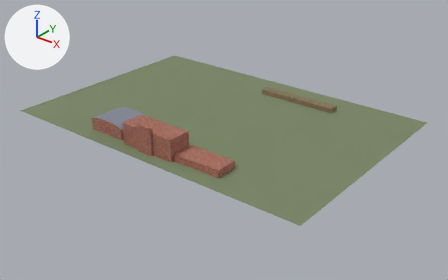
What one commit did to the glTF model prototypes/lincoln-high-school/school-far.glb.
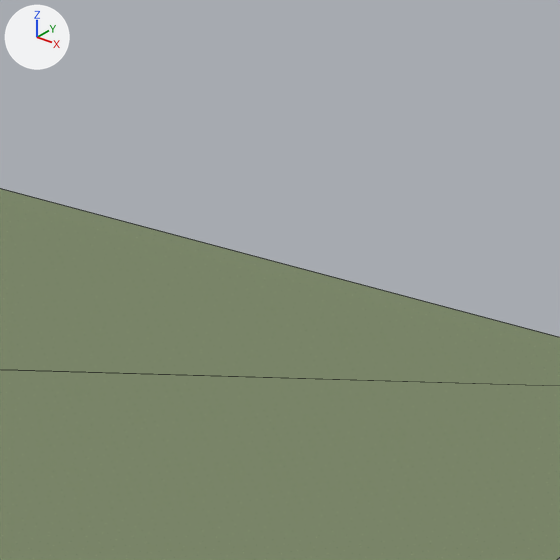
The first picture shows the older version from a 50 mm camera at (249.0, -226.0, 173.0) aimed at (9.0, 73.0, -13.0). The close-ups show the older and then the newer version on the part from 80% to 91% of the width and 31% to 49% of the height of that picture. Only the edits that show in the close-ups are written down. Lighting does not change. The marker at upper left points along +X, +Y and +Z. The close-ups show mesh edges as thin lines. Where no turn or scale is listed for an object, it has been applied to the vertices.

The scene before the commit, as lines of its bpy script (objects in view):
```python
me_far_grounds = bpy.data.meshes.new('Far grounds')
me_far_grounds.from_pydata(...)  # 8 vertices, 12 faces; spans x -116.0..116.0, y 0.0..160.0, z 0.0
me_far_grounds.materials.append(mat_ground_grass)  # picture img_grass
ob_far_grounds = bpy.data.objects.new('Far grounds', me_far_grounds)
ob_far_grounds.location = (0.0, 0.0, 0.0)
```
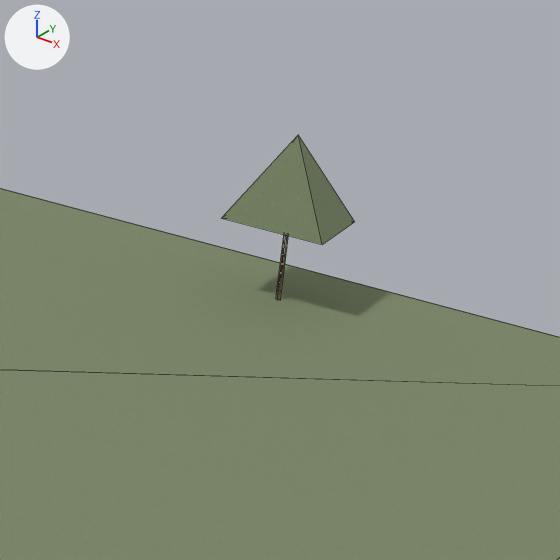
Where the change shows, as pixel boxes [x1, y1, x2, y2] in the close-ups (560 x 560 px):
'Far tree crown.011', added (green): after [222, 135, 355, 244]
'Far tree trunk.011', added: after [276, 235, 288, 300]
'Far tree trunk cross.011', added (mostly hidden): after [277, 235, 286, 300]

The change, as a list of edits to the scene's bpy script:
```text
Add me_far_tree_trunk_011:
    me_far_tree_trunk_011.from_pydata(...)  # 4 vertices, 2 faces; spans x 86.76..87.07, y 154.42, z 0.0..5.59
    me_far_tree_trunk_011.materials.append(mat_detail_wood)  # picture img_wood
Add me_far_tree_trunk_cross_011:
    me_far_tree_trunk_cross_011.from_pydata(...)  # 4 vertices, 2 faces; spans x 86.91, y 154.27..154.58, z 0.0..5.59
    me_far_tree_trunk_cross_011.materials.append(mat_detail_wood)  # picture img_wood
Add me_far_tree_crown_011:
    me_far_tree_crown_011.from_pydata(...)  # 5 vertices, 6 faces; spans x 83.5..90.33, y 152.1..156.75, z 5.43..11.17
    me_far_tree_crown_011.materials.append(mat_ground_grass)  # picture img_grass
Add ob_far_tree_trunk_011:
    ob_far_tree_trunk_011 = bpy.data.objects.new('Far tree trunk.011', me_far_tree_trunk_011)
    ob_far_tree_trunk_011.location = (0.0, 0.0, 0.0)
Add ob_far_tree_trunk_cross_011:
    ob_far_tree_trunk_cross_011 = bpy.data.objects.new('Far tree trunk cross.011', me_far_tree_trunk_cross_011)
    ob_far_tree_trunk_cross_011.location = (0.0, 0.0, 0.0)
Add ob_far_tree_crown_011:
    ob_far_tree_crown_011 = bpy.data.objects.new('Far tree crown.011', me_far_tree_crown_011)
    ob_far_tree_crown_011.location = (0.0, 0.0, 0.0)
```
